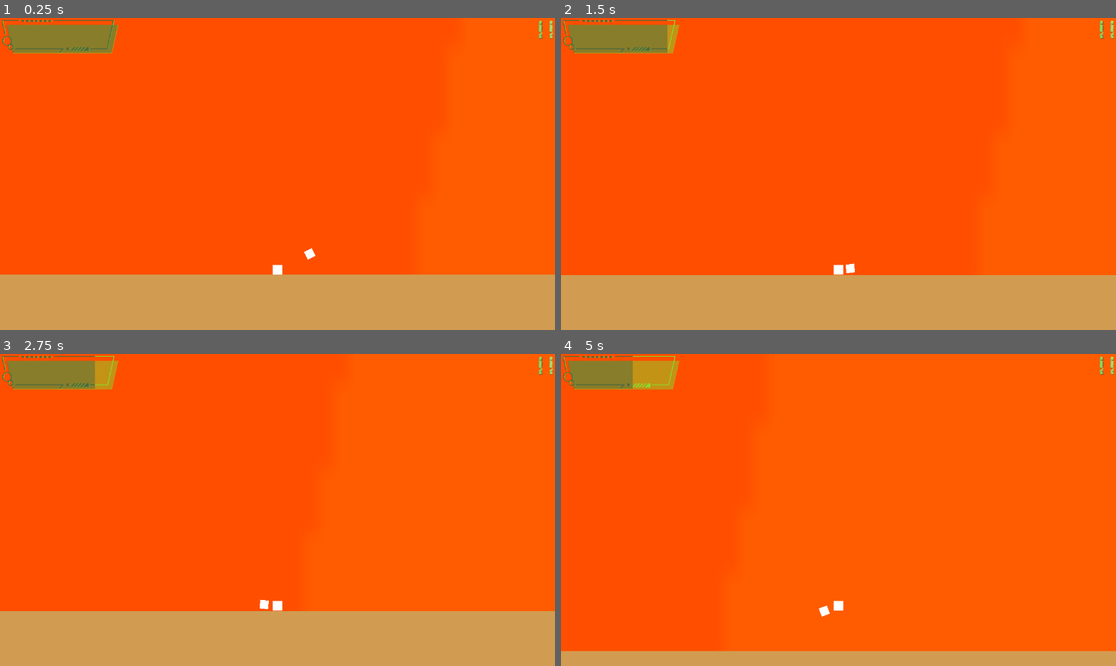
Above: before the commit, frames 1-4 (two rows, left to right).
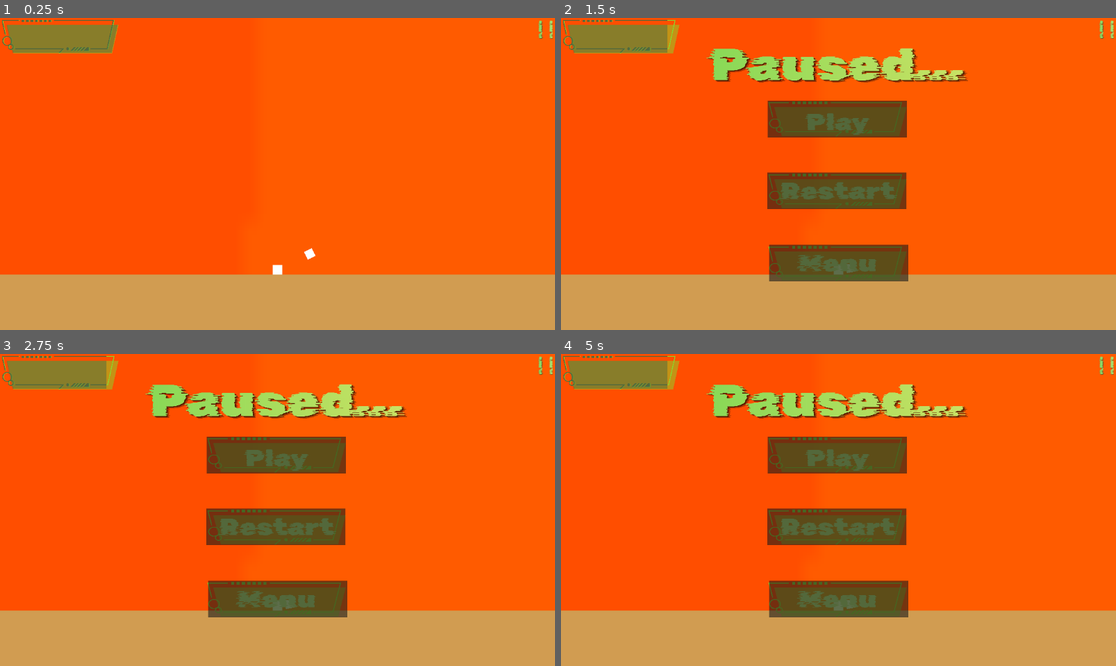
Above: after the commit, the same moments.

Repository: zsimpson-lgtm/The-Agent-Alien-Files
Game: Godot game, scene res://Scenes/Game.tscn
The game is run twice, just before and just after one commit, with the same random seed, the same clock (stepped at 60 frames per second) and the same inputs.
Inputs (mouse positions are in pixels of both pictures, inside the frame that each line leads up to):
- Up to frame 1 (0.25 s): no input
- Up to frame 2 (1.5 s): click (1104, 30) at 0.5 s; tap Enter at 1.25 s; hold D (right) from 1.28 s (still down)
- Up to frame 3 (2.75 s): keep holding D (right); tap Space (jump) at 1.52, 2.27 s
- Up to frame 4 (5 s): release D (right) at 2.78 s; hold A (left) 2.78-3.53 s; tap Space (jump) at 3.5, 3.77, 4.52 s; hold D (right) from 3.53 s (still down)

The runs differ from the first frame. In frame 2, 12% of the frame differs, in the area x 0-100%, y 9-85%; in frame 3, 12%; in frame 4, 25%, in the area x 0-100%, y 0-96%.

Commit message:
Day 6
Made changes to the pause menu added buttons and made the pause functional, adjusted art and spacing adn worked on trello board and justificaation

Diff:
--- a/agent-alien/Scenes/Game.tscn
+++ b/agent-alien/Scenes/Game.tscn
@@ -6,7 +6,9 @@
 [ext_resource type="Texture2D" uid="uid://bpyvnkpp5oujq" path="res://Assets/Healthbar_Empty.png" id="4_b2bpf"]
 [ext_resource type="Texture2D" uid="uid://1pesxjxisd1p" path="res://Assets/Healthbar_Full.png" id="5_7lihs"]
 [ext_resource type="Texture2D" uid="uid://0nx088tsqabq" path="res://Assets/Pause.png" id="6_7lihs"]
-[ext_resource type="Texture2D" uid="uid://b6k8texn66orb" path="res://Assets/Agent Alien (5).png" id="7_fgofq"]
+[ext_resource type="Script" uid="uid://d2et78s6i48qk" path="res://Scripts/Pause.gd" id="7_2irst"]
+[ext_resource type="Texture2D" uid="uid://b6k8texn66orb" path="res://Assets/Pause_Menu.png" id="7_fgofq"]
+[ext_resource type="Script" uid="uid://dnf8nisbn4ktf" path="res://Scripts/Pause_Menu_Play.gd" id="9_bf53h"]
 
 [sub_resource type="RectangleShape2D" id="RectangleShape2D_iukft"]
 size = Vector2(1155, 314)
@@ -74,9 +76,9 @@
 offset_right = 9.0
 offset_bottom = 9.0
 
-[node name="ScreenShot20260611At2_55_24Pm" type="Sprite2D" parent="." unique_id=607886359]
+[node name="Background" type="Sprite2D" parent="." unique_id=607886359]
 z_index = -14
-position = Vector2(-2294, -2457.0002)
+position = Vector2(-2869, -1244.0001)
 scale = Vector2(10.09042, 14.755144)
 texture = ExtResource("3_j5yw3")
 
@@ -88,18 +90,40 @@
 offset_right = 1273.0
 offset_bottom = 213.0
 scale = Vector2(0.2, 0.2)
+toggle_mode = true
 texture_normal = ExtResource("6_7lihs")
+script = ExtResource("7_2irst")
 
-[node name="AgentAlien(5)" type="Sprite2D" parent="CanvasLayer2" unique_id=444767274]
+[node name="PauseMenu" type="Sprite2D" parent="CanvasLayer2" unique_id=444767274]
 visible = false
 position = Vector2(576.99994, 700)
 scale = Vector2(0.19421557, 0.16578041)
 texture = ExtResource("7_fgofq")
 offset = Vector2(0, -2500)
 
-[node name="Button" type="Button" parent="CanvasLayer2/AgentAlien(5)" unique_id=1412089164]
+[node name="Play" type="Button" parent="CanvasLayer2/PauseMenu" unique_id=1412089164]
 visible = false
 offset_left = -762.03955
 offset_top = -3184.936
 offset_right = 725.99756
 offset_bottom = -2726.4983
+toggle_mode = true
+action_mode = 0
+script = ExtResource("9_bf53h")
+
+[node name="Restart" type="Button" parent="CanvasLayer2/PauseMenu" unique_id=1157154173]
+visible = false
+offset_left = -767.1885
+offset_top = -2286.1567
+offset_right = 720.84863
+offset_bottom = -1827.719
+
+[node name="Menu" type="Button" parent="CanvasLayer2/PauseMenu" unique_id=1562250499]
+visible = false
+offset_left = -746.5928
+offset_top = -1381.3453
+offset_right = 741.44434
+offset_bottom = -922.9076
+
+[connection signal="pressed" from="CanvasLayer2/TextureButton" to="CanvasLayer2/TextureButton" method="_on_pressed"]
+[connection signal="pressed" from="CanvasLayer2/PauseMenu/Play" to="CanvasLayer2/PauseMenu/Play" method="_on_pressed"]
--- /dev/null
+++ b/agent-alien/Scripts/Pause.gd
@@ -0,0 +1,23 @@
+extends TextureButton
+
+
+# Called when the node enters the scene tree for the first time.
+func _ready() -> void:
+	get_node("Node2D/CanvasLayer2/Pause Menu")
+	print("node")
+
+
+	pass # Replace with function body.
+
+
+# Called every frame. 'delta' is the elapsed time since the previous frame.
+func _process(delta: float) -> void:
+	pass
+
+
+func _on_pressed() -> void:
+	$"../PauseMenu".show()
+	$"../PauseMenu/Play".show()
+	$"../PauseMenu/Restart".show()
+	$"../PauseMenu/Menu".show()
+	get_tree().paused=true
--- /dev/null
+++ b/agent-alien/Scripts/Pause_Menu_Play.gd
@@ -0,0 +1,15 @@
+extends Button
+
+
+# Called when the node enters the scene tree for the first time.
+func _ready() -> void:
+	pass # Replace with function body.
+
+
+# Called every frame. 'delta' is the elapsed time since the previous frame.
+func _process(delta: float) -> void:
+	pass
+
+
+func _on_pressed() -> void:
+	get_tree().paused = false
--- a/agent-alien/Scripts/player.gd
+++ b/agent-alien/Scripts/player.gd
@@ -46,3 +46,7 @@
 func _on_area_2d_body_entered(body: CharacterBody2D) -> void:
 		if body.is_in_group("Enemy"):
 			player.take_damage()
+
+
+func _on_play_pressed() -> void:
+	get_tree().paused = false
Renamed: agent-alien/Assets/Agent Alien (5).png -> agent-alien/Assets/Pause_Menu.png
Not shown, changed: agent-alien/Assets/Pause_Menu.png.import
Not shown, added: agent-alien/Scripts/Pause.gd.uid
Not shown, added: agent-alien/Scripts/Pause_Menu_Play.gd.uid
